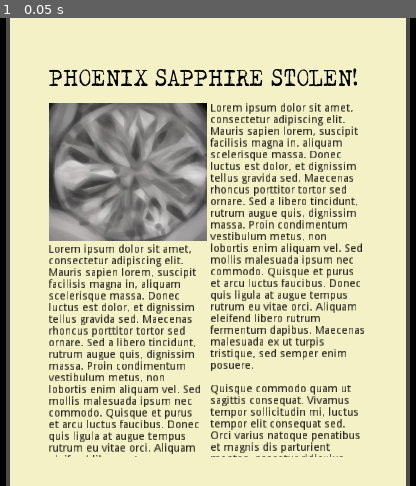
Above: before the commit, frame 1.
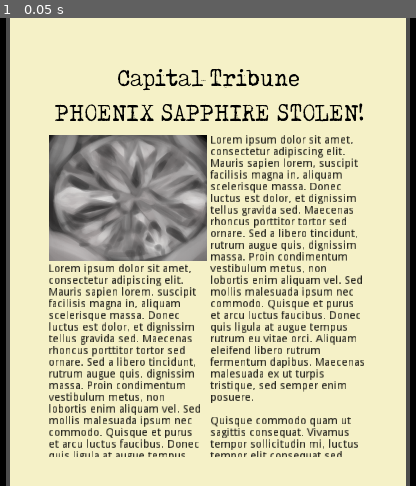
Above: after the commit, the same moment.

Repository: IanWark/VGADGameJamWinter2019
Game: Godot game, scene res://Newspaper.tscn
The game is run twice, just before and just after one commit, with the same random seed, the same clock (stepped at 60 frames per second) and the same inputs. This scene is started directly instead of the project's main scene.
Inputs:
- Up to frame 1 (0.05 s): no input

The runs differ from the first frame. In frame 1, 32% of the frame differs, in the area x 11-88%, y 10-94%.

Commit message:
Give paper a title

Diff:
--- a/Newspaper.tscn
+++ b/Newspaper.tscn
@@ -98,15 +98,41 @@
 size_flags_horizontal = 1
 size_flags_vertical = 1
 alignment = 0
-
-[node name="Title" type="Label" parent="Newspaper/MarginContainer/VBoxContainer" index="0"]
-
-anchor_left = 0.0
-anchor_top = 0.0
-anchor_right = 0.0
-anchor_bottom = 0.0
-margin_right = 402.0
-margin_bottom = 45.0
+_sections_unfolded = [ "Size Flags" ]
+
+[node name="Paper Name" type="Label" parent="Newspaper/MarginContainer/VBoxContainer" index="0"]
+
+anchor_left = 0.0
+anchor_top = 0.0
+anchor_right = 0.0
+anchor_bottom = 0.0
+margin_right = 402.0
+margin_bottom = 41.0
+rect_pivot_offset = Vector2( 0, 0 )
+rect_clip_content = false
+mouse_filter = 2
+mouse_default_cursor_shape = 0
+size_flags_horizontal = 3
+size_flags_vertical = 3
+size_flags_stretch_ratio = 0.1
+custom_fonts/font = SubResource( 1 )
+custom_colors/font_color = Color( 0, 0, 0, 1 )
+text = "Capital Tribune"
+align = 1
+percent_visible = 1.0
+lines_skipped = 0
+max_lines_visible = -1
+_sections_unfolded = [ "Size Flags", "custom_colors", "custom_fonts" ]
+
+[node name="Headline" type="Label" parent="Newspaper/MarginContainer/VBoxContainer" index="1"]
+
+anchor_left = 0.0
+anchor_top = 0.0
+anchor_right = 0.0
+anchor_bottom = 0.0
+margin_top = 45.0
+margin_right = 402.0
+margin_bottom = 86.0
 rect_pivot_offset = Vector2( 0, 0 )
 rect_clip_content = false
 mouse_filter = 2
@@ -117,18 +143,19 @@
 custom_fonts/font = SubResource( 1 )
 custom_colors/font_color = Color( 0, 0, 0, 1 )
 text = "PHOENIX SAPPHIRE STOLEN!"
+align = 1
 percent_visible = 1.0
 lines_skipped = 0
 max_lines_visible = -1
 _sections_unfolded = [ "Size Flags", "custom_colors", "custom_fonts" ]
 
-[node name="Columns" type="HBoxContainer" parent="Newspaper/MarginContainer/VBoxContainer" index="1"]
-
-anchor_left = 0.0
-anchor_top = 0.0
-anchor_right = 0.0
-anchor_bottom = 0.0
-margin_top = 49.0
+[node name="Columns" type="HBoxContainer" parent="Newspaper/MarginContainer/VBoxContainer" index="2"]
+
+anchor_left = 0.0
+anchor_top = 0.0
+anchor_right = 0.0
+anchor_bottom = 0.0
+margin_top = 90.0
 margin_right = 402.0
 margin_bottom = 503.0
 rect_pivot_offset = Vector2( 0, 0 )
@@ -147,7 +174,7 @@
 anchor_right = 0.0
 anchor_bottom = 0.0
 margin_right = 199.0
-margin_bottom = 454.0
+margin_bottom = 413.0
 rect_pivot_offset = Vector2( 0, 0 )
 rect_clip_content = false
 mouse_filter = 1
@@ -164,7 +191,7 @@
 anchor_right = 0.0
 anchor_bottom = 0.0
 margin_right = 199.0
-margin_bottom = 177.0
+margin_bottom = 161.0
 rect_pivot_offset = Vector2( 0, 0 )
 rect_clip_content = false
 mouse_filter = 1
@@ -183,9 +210,9 @@
 anchor_top = 0.0
 anchor_right = 0.0
 anchor_bottom = 0.0
-margin_top = 181.0
+margin_top = 165.0
 margin_right = 199.0
-margin_bottom = 454.0
+margin_bottom = 413.0
 rect_pivot_offset = Vector2( 0, 0 )
 rect_clip_content = true
 mouse_filter = 0
@@ -222,7 +249,7 @@
 anchor_bottom = 0.0
 margin_left = 203.0
 margin_right = 402.0
-margin_bottom = 454.0
+margin_bottom = 413.0
 rect_pivot_offset = Vector2( 0, 0 )
 rect_clip_content = true
 mouse_filter = 0
